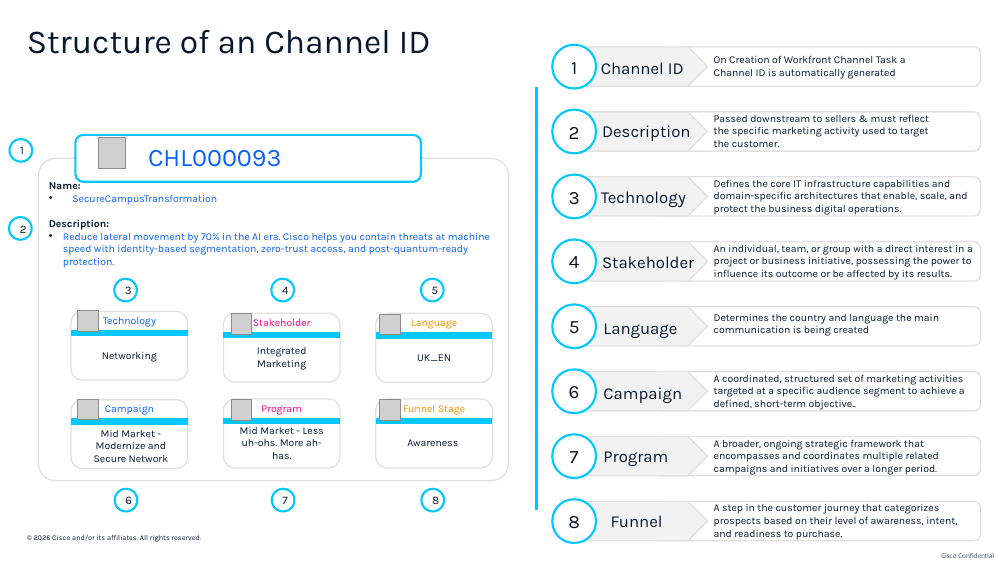
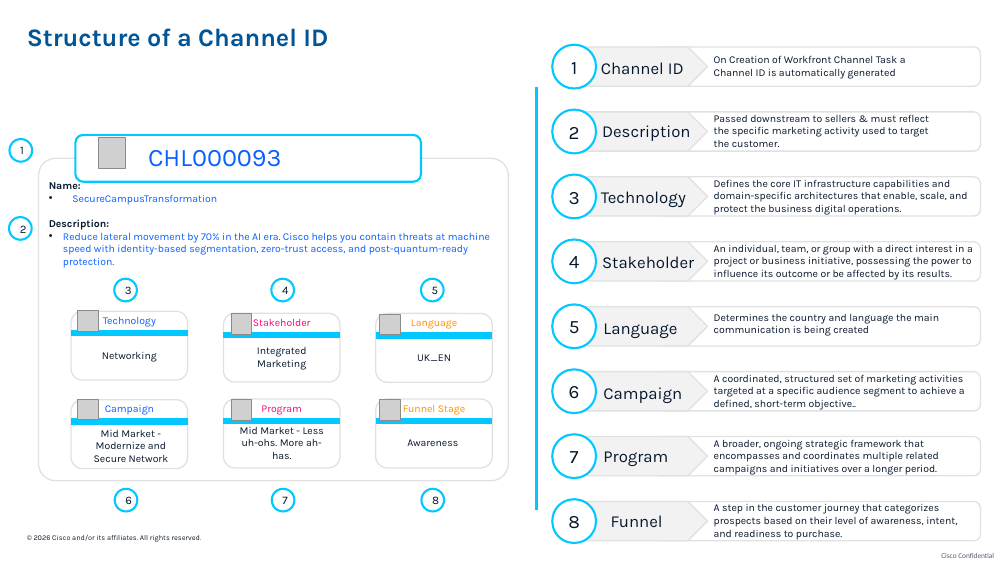
Before and after one commit to demodolly/Tagging-Tracking-Training, a slide deck: slide 32 of Tagging & Tracking Overview - FY27.pptx. Drawn at 1008x567 pixels with LibreOffice and Linux fonts; fonts in the diff are those of the drawing; grey boxes stand for pictures; background and template pictures are left out. Boxes give left, top, right and bottom in pixels: in the first picture for what was removed or moved away, otherwise in the second. Text is boxed around its words. In the diff, an @@ line names an element or a change of style, - is before the commit and + after.

```diff
--- a/Tagging & Tracking Overview - FY27.pptx
+++ b/Tagging & Tracking Overview - FY27.pptx
@@ title at (27, 28, 328, 47): text changed; size 32 to 24 pt; text colour #07182D to #005596; bold on @@
-Structure of an Channel ID
+Structure of a Channel ID
```
Also in this commit, not shown: 9 other slides changed, 4 other files.
